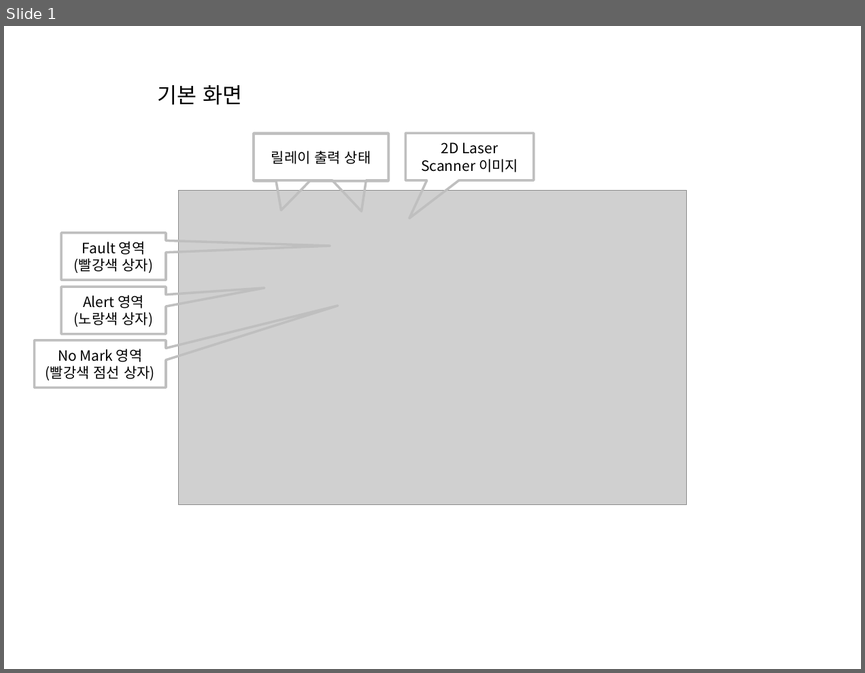
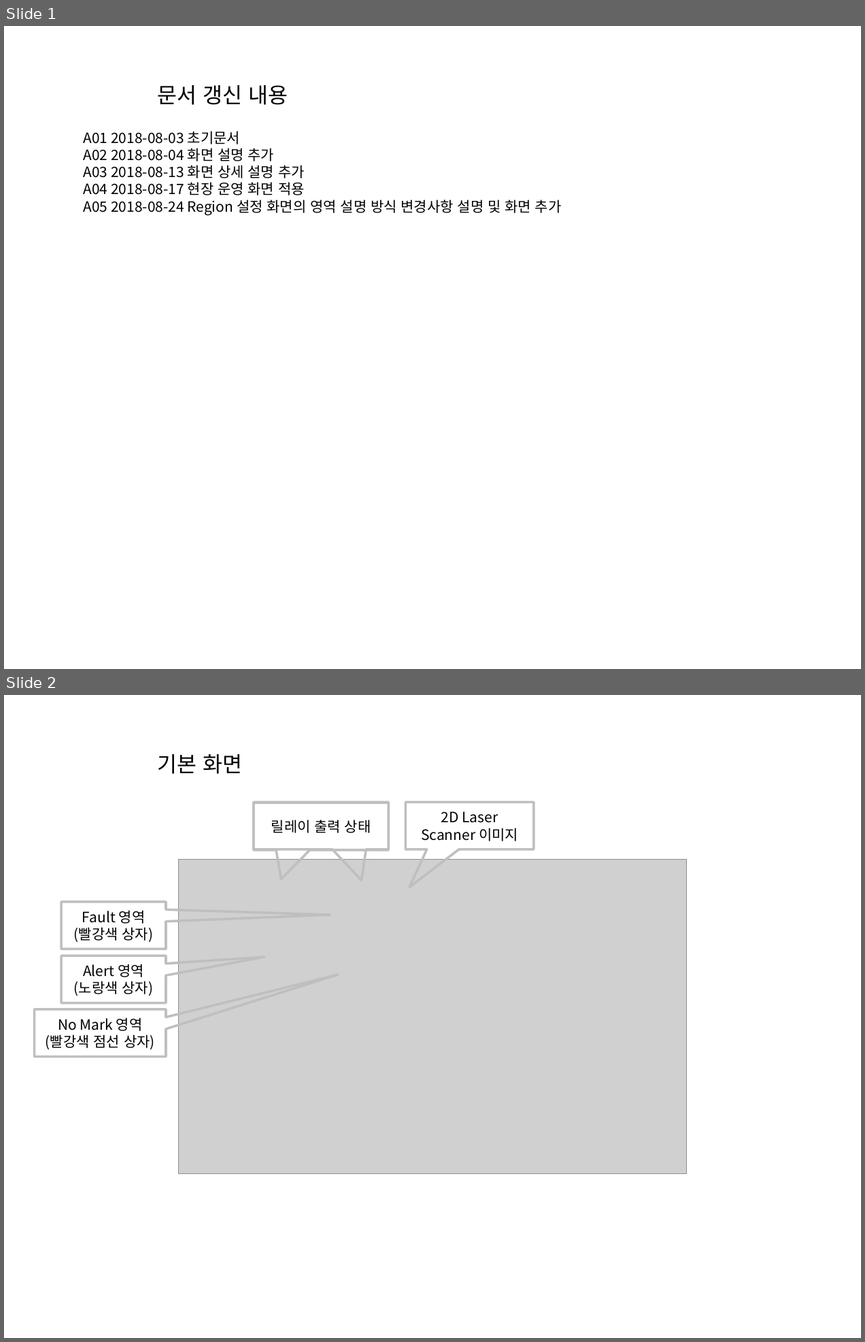
Before and after one commit to leesy24/AntiCollision_2D.application.windows32, a slide deck: 2D-AntiCollision Monitoring System.pptx. Shown one above the other, each under a label of ours: slide 1 before the commit, slides 1 and 2 after it. The pictures are 865x673 and 865x1342 pixels, drawn with LibreOffice and Linux fonts; fonts in the diff are those of the drawing; grey boxes stand for pictures. Boxes give left, top, right and bottom in pixels: in the first picture for what was removed or moved away, otherwise in the second. Text is boxed around its words. In the diff, an @@ line names an element or a change of style, - is before the commit and + after.

```diff
--- a/2D-AntiCollision Monitoring System.pptx
+++ b/2D-AntiCollision Monitoring System.pptx
@@ slide 1 added at [4, 26, 861, 669], background #FFFFFF @@
@@ text added at [158, 85, 288, 105], 18 pt, text #000000 @@
+문서 갱신 내용
@@ text added at [83, 131, 562, 215], 12 pt, text #000000 @@
+A01 2018-08-03 초기문서
+A02 2018-08-04 화면 설명 추가
+A03 2018-08-13 화면 상세 설명 추가
+A04 2018-08-17 현장 운영 화면 적용
+A05 2018-08-24 Region 설정 화면의 영역 설명 방식 변경사항 설명 및 화면 추가
@@ what was slide 1 is now slide 2 @@
```
Also in this commit, not shown: 1 slide changed.
